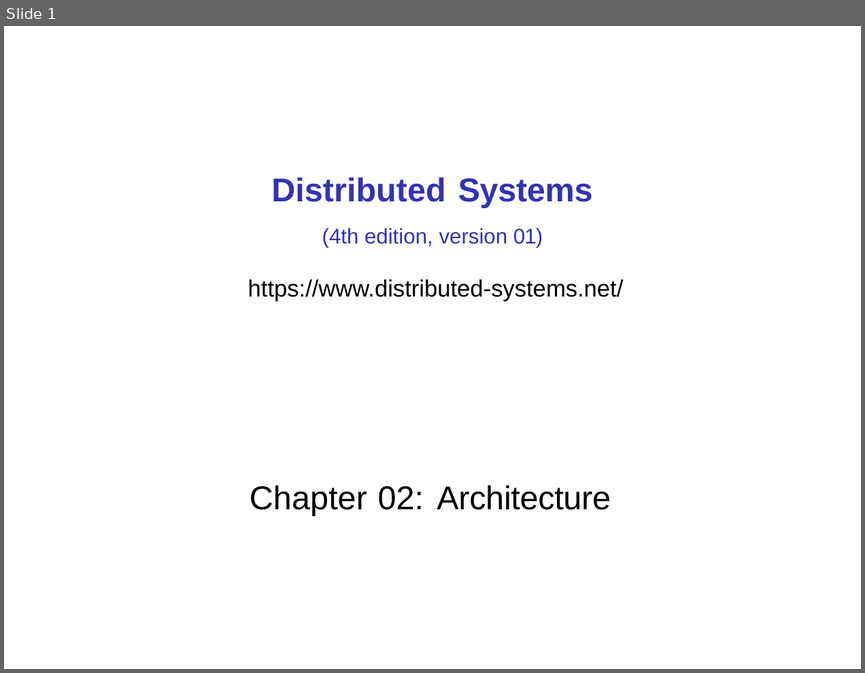
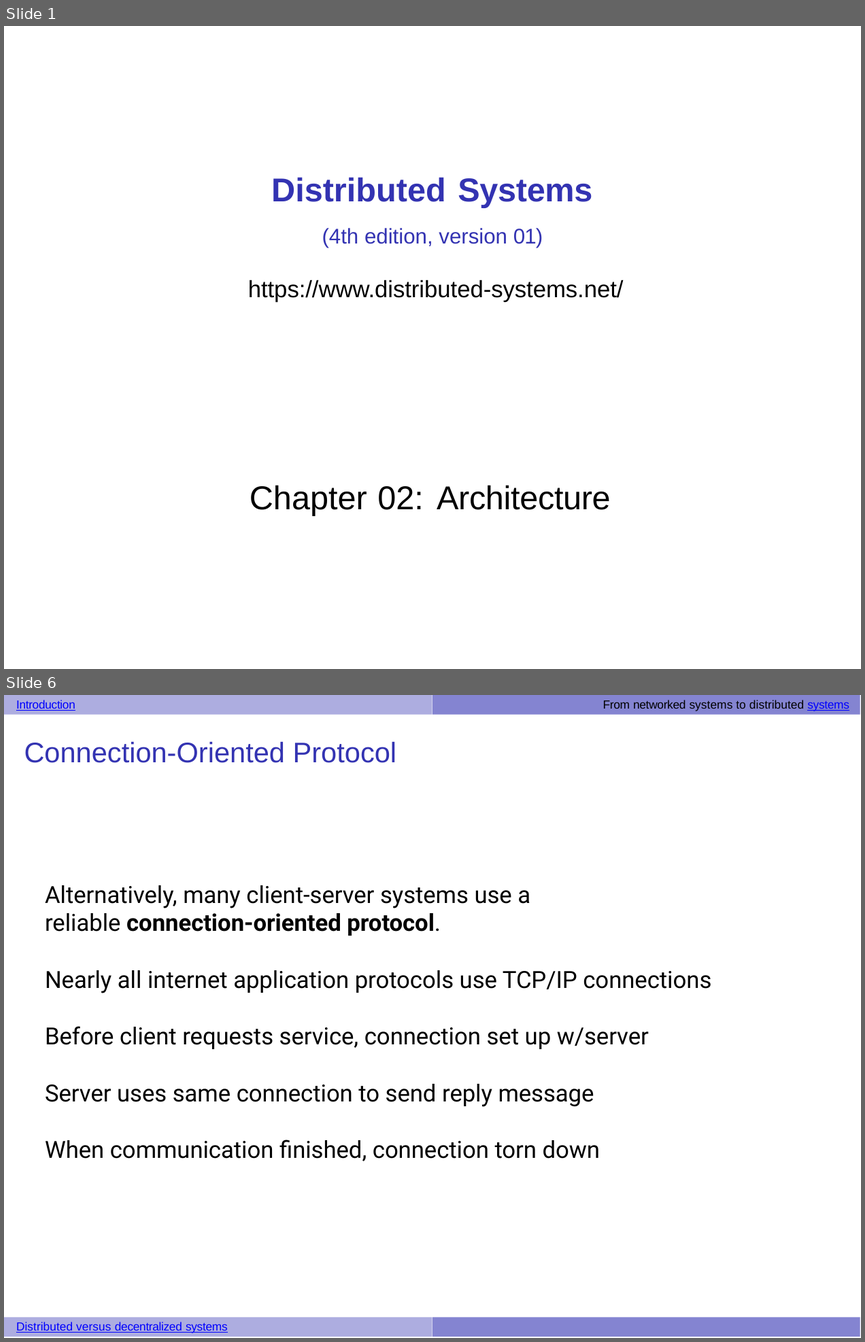
Before and after one commit to UVADS/distributed_computing, a slide deck: 03_dataframes_and_spark_sql/system_architecture_house_search_engine.pptx. Shown one above the other, each under a label of ours: slide 1 before the commit, slides 1 and 6 after it; the slides between them are not shown. The pictures are 865x673 and 865x1342 pixels, drawn with LibreOffice and Linux fonts; fonts in the diff are those of the drawing. Boxes give left, top, right and bottom in pixels: in the first picture for what was removed or moved away, otherwise in the second. Text is boxed around its words. In the diff, an @@ line names an element or a change of style, - is before the commit and + after.

```diff
--- a/03_dataframes_and_spark_sql/system_architecture_house_search_engine.pptx
+++ b/03_dataframes_and_spark_sql/system_architecture_house_search_engine.pptx
@@ slide 6 added at (4,695,861,1338), background #FFFFFF @@
@@ freeform shape added at (4,695,432,715), fill #ADADE0 @@
@@ text added at (16,700,849,711), 5 pt, text #000000 @@
+Introduction From networked systems to distributed systems
@@ freeform shape added at (432,695,861,715), fill #8484D1 @@
@@ title added at (24,742,397,763), 12 pt, text #3333B2 @@
+Connection-Oriented Protocol
@@ text added at (45,885,711,1161), 10 pt, text #000000 @@
+Alternatively, many client-server systems use a
+reliable connection-oriented protocol.
+Nearly all internet application protocols use TCP/IP connections
+Before client requests service, connection set up w/server
+Server uses same connection to send reply message
+When communication finished, connection torn down
@@ freeform shape added at (4,1317,432,1338), fill #ADADE0 @@
@@ text added at (16,1322,228,1334), 5 pt, text #0000FF, underline @@
+Distributed versus decentralized systems
@@ freeform shape added at (432,1317,861,1338), fill #8484D1 @@
```
Also in this commit, not shown: 1 slide changed, 3 other slides added, 2 other files.
